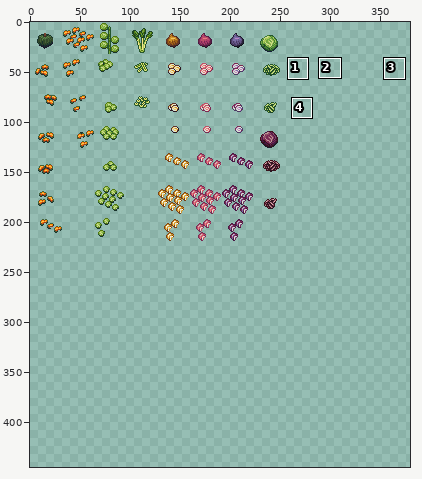
One commit to this sprite sheet: Objects/Skills & Activities/Cooking/Food/Vegetables A.png. The picture above shows the old version from afar; the outline marks the close-up.
Close-up. Earlier state:
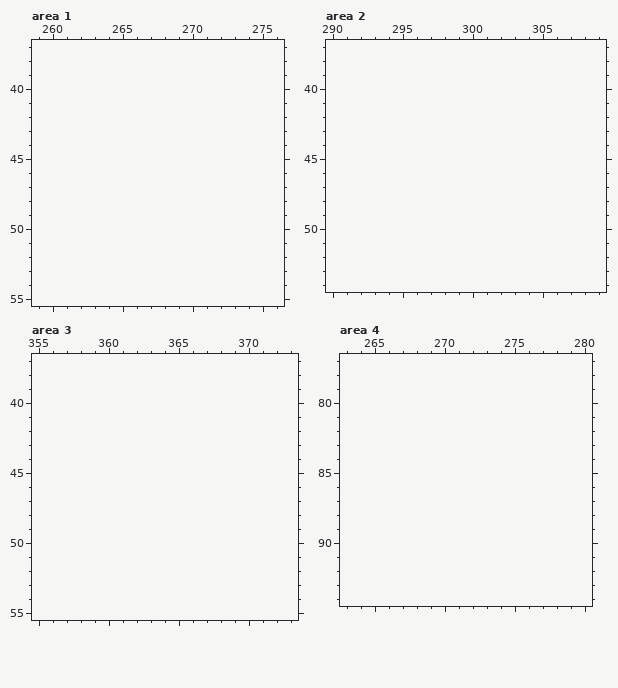
The file is 256x224 pixels. Colours within 5 levels of each other are drawn and written as one. Shown: area 1: x 259..276, y 37..55; area 2: x 290..309, y 37..54; area 3: x 355..373, y 37..55; area 4: x 263..280, y 77..94. The old version is drawn lined up with the new one, on the new canvas. The wide view leaves out empty margins. The commit also changed other parts of the picture, which this record leaves out.
The result:
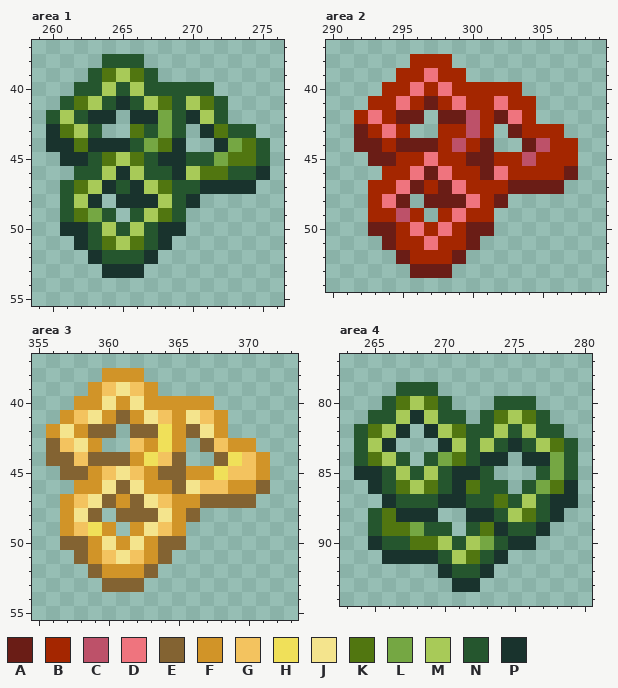
Palette (. is transparent): A #6a1d16  B #a42600  C #bd5169  D #ef747e  E #836332  F #d19428  G #f3c35f  H #f0e059  J #f4e48d  K #517610  L #75a743  M #a8ca58  N #25562e  P #19332d
From old to new:
canvas 256x224 -> 384x448
Changed rows in their new state; - is an unchanged pixel.
Area 1:
first column x 260:
38 ----NNN---------
39 ---NKMKN--------
40 --NNMNMNNNNN----
41 -NKMNPNMKNMKN---
42 NMNPP-PPLNPMN---
43 PKMN--KNLN-PKNN-
44 PPKPPPNLKP--PLKN
45 -PPNKMKNPPNNLKKN
46 --NNMPMNNPMKKNNP
47 -NKMPNPMKNNPPPP-
48 -NMP-PPPMNP-----
49 -NKLN-NMKN------
50 -PPNMNMNPP------
51 --PNKMKNP-------
52 ---PNNNP--------
53 ----PPP---------
Area 2:
first column x 292:
38 ----BBB---------
39 ---BBDBB--------
40 --BBDBDBBBBB----
41 -BBDBABDBBDBB---
42 BDBAA-AACBADB---
43 ABDB--BBCB-ABBB-
44 AABAAABCBA--ACBB
45 -AABBDBBAABBCBBB
46 --BBDADBBADBBBBA
47 -BBDABADBBBAAAA-
48 -BDA-AAADBA-----
49 -BBCB-BDBB------
50 -AABDBDBAA------
51 --ABBDBBA-------
52 ---ABBBA--------
53 ----AAA---------
Area 3:
first column x 356:
38 ----FFF---------
39 ---FGJGF--------
40 --FFJFJFFFFF----
41 -FGJFEFJGFJGF---
42 FJFEE-EEHFEJF---
43 EGJF--GFHF-EGFF-
44 EEGEEEFHGE--EHGF
45 -EEFGJGFEEFFHGGF
46 --FFJEJFFEJGGFFE
47 -FGJEFEJGFFEEEE-
48 -FJE-EEEJFE-----
49 -FGHF-FJGF------
50 -EEFJFJFEE------
51 --EFGJGFE-------
52 ---EFFFE--------
53 ----EEE---------
Area 4:
first column x 264:
79 ---NNN----------
80 --NKMKN---NNN---
81 -NNMPMNN-NKMKN--
82 NKMP-PMKNNMNMNN-
83 NMP---PMNMNPNMKN
84 NKMN-NLKNPP-PPLN
85 PPNMNMNPPN---NLN
86 -PNKMKNPKNN-NLKP
87 --PNNNPPNNKNMNPP
88 -NKPPP--PPNMKNP-
89 -NKKLNN-NKPNNP--
90 -PNNKKMNMLNPP---
91 --PPPPNMKNP-----
92 ------PNNP------
93 -------PP-------
Changed places in both close-ups, as pixel boxes (x1, y1, x2, y2):
added: (46, 54, 270, 278)
added: (354, 54, 578, 278)
added: (46, 368, 270, 592)
added: (354, 382, 578, 592)
